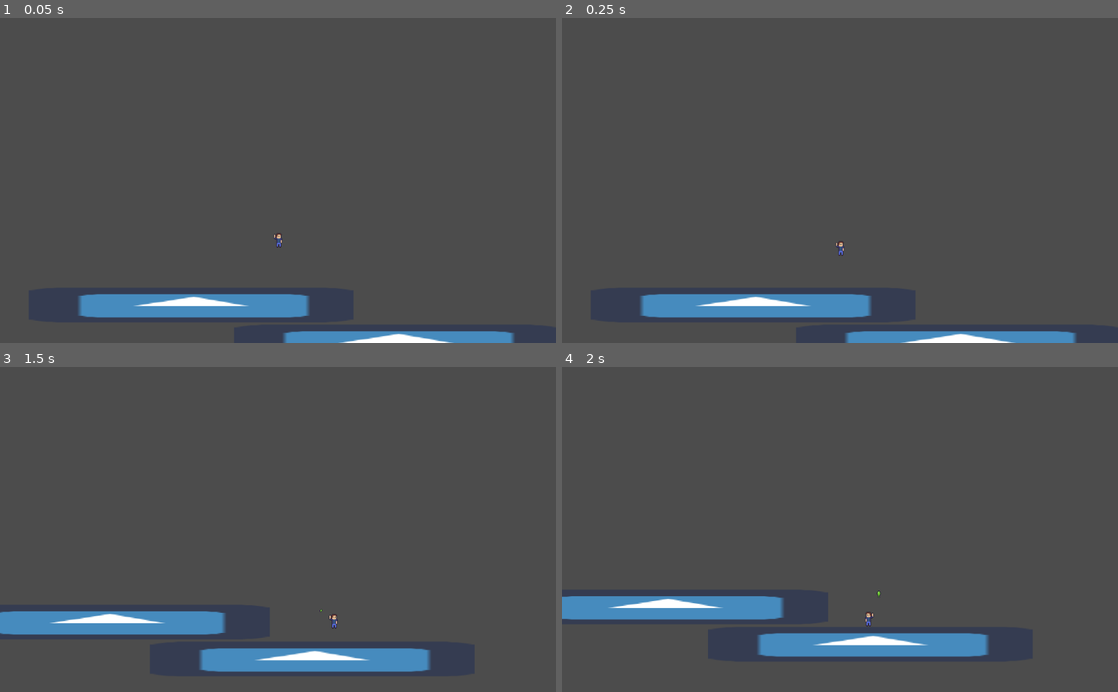
Above: before the commit, frames 1-4 (two rows, left to right).
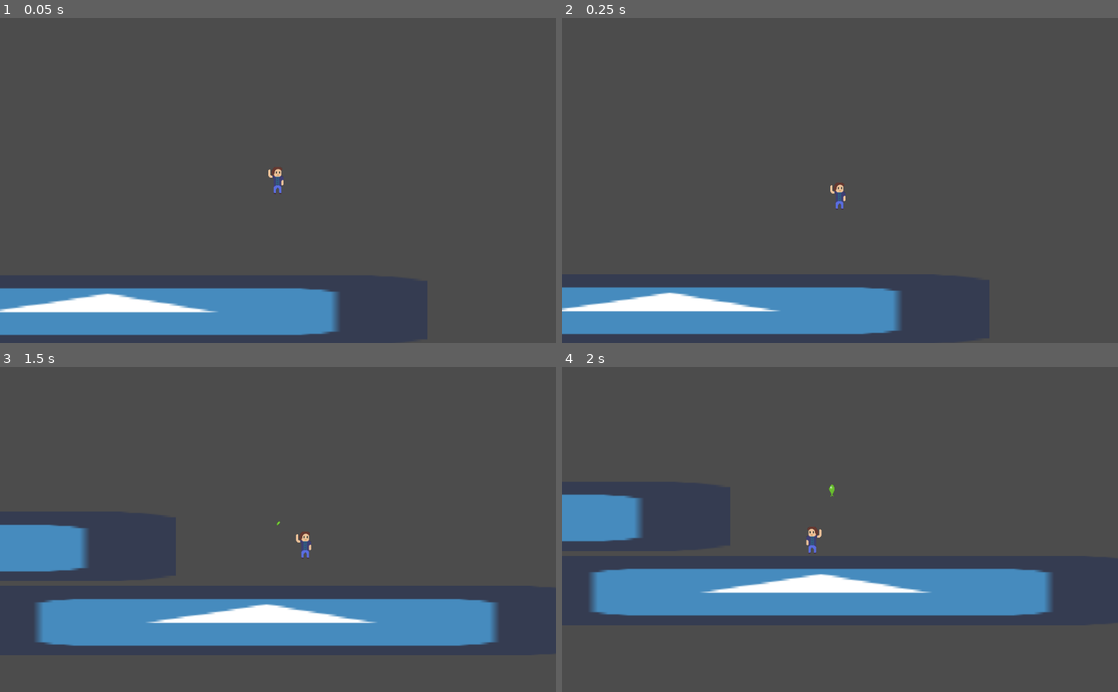
Above: after the commit, the same moments.

Repository: LeandreLPP/BalloonDumDare
Game: Godot game, scene res://Scenes/TestScene.tscn
Same seed, same stepped clock (60 frames per second), same inputs: the game is played once before the commit and once after it. The engine's default icon, where the game draws it, is replaced by a stand-in: a white triangle on a blue panel in a dark square. Sound files missing from this copy of the repository are replaced by a short silence.
Inputs (mouse positions are in pixels of both pictures, inside the frame that each line leads up to):
- Up to frame 1 (0.05 s): no input
- Up to frame 2 (0.25 s): no input
- Up to frame 3 (1.5 s): move the mouse to (400, 513) at 0.52 s; hold Right (move_right) 0.53-1.28 s; right-click (400, 513) at 0.6 s; move the mouse to (166, 545) at 1.27 s; hold Left (move_left) from 1.28 s (still down); tap Space (inflate) at 1.35 s
- Up to frame 4 (2 s): keep holding Left (move_left)

The runs differ from the first frame. In frame 1, 8.6% of the frame differs, in the area x 0-93%, y 45-100%; in frame 2, 8.7%; in frame 3, 16%; in frame 4, 16%, in the area x 0-89%, y 36-90%.

Commit message:
Add HD-ified art, maybe it will not look ugly, but it probably will

Diff:
--- a/Prefabs/Balloon.tscn
+++ b/Prefabs/Balloon.tscn
@@ -24,7 +24,7 @@
 "values": [ 0, 1, 2, 3 ]
 }
 
-[node name="Balloon" type="RigidBody2D" index="0"]
+[node name="Balloon" type="RigidBody2D"]
 
 input_pickable = false
 collision_layer = 1
@@ -59,10 +59,11 @@
 [node name="Sprite" type="Sprite" parent="." index="1"]
 
 position = Vector2( 0, -13 )
+scale = Vector2( 0.25, 0.25 )
 texture = ExtResource( 2 )
 hframes = 5
 frame = 3
-_sections_unfolded = [ "Animation" ]
+_sections_unfolded = [ "Animation", "Transform" ]
 __meta__ = {
 "_edit_lock_": true
 }
--- a/Prefabs/Player.gd
+++ b/Prefabs/Player.gd
@@ -157,7 +157,7 @@
 
 	# Update siding
 	if new_siding_left != siding_left:
-		$medium_kid.flip_h = new_siding_left
+		$sprite.flip_h = new_siding_left
 		siding_left = new_siding_left
 
 	# Change animation
--- a/Prefabs/Player.tscn
+++ b/Prefabs/Player.tscn
@@ -37,7 +37,7 @@
 loop = false
 step = 0.1
 
-[node name="Player" type="RigidBody2D"]
+[node name="Player" type="RigidBody2D" index="0"]
 
 input_pickable = false
 collision_layer = 1
@@ -70,15 +70,17 @@
 JUMP_VELOCITY = 300
 STOP_JUMP_FORCE = 2000
 
-[node name="medium_kid" type="Sprite" parent="." index="0"]
+[node name="sprite" type="Sprite" parent="." index="0"]
 
 position = Vector2( -0.975046, -0.751403 )
+scale = Vector2( 0.25, 0.25 )
 texture = ExtResource( 2 )
+_sections_unfolded = [ "Transform" ]
 __meta__ = {
 "_edit_lock_": true
 }
 
-[node name="CollisionShape2D" type="CollisionShape2D" parent="." index="1"]
+[node name="collision" type="CollisionShape2D" parent="." index="1"]
 
 position = Vector2( -1.66664, -1.31941 )
 shape = SubResource( 1 )
@@ -120,3 +122,32 @@
 anims/jumping = SubResource( 4 )
 anims/run = SubResource( 5 )
 blend_times = [  ]
+
+[node name="camera" type="Camera2D" parent="." index="5"]
+
+anchor_mode = 1
+rotating = false
+current = true
+zoom = Vector2( 0.5, 0.5 )
+limit_left = -10000000
+limit_top = -10000000
+limit_right = 10000000
+limit_bottom = 10000000
+limit_smoothed = false
+drag_margin_h_enabled = true
+drag_margin_v_enabled = true
+smoothing_enabled = false
+smoothing_speed = 5.0
+offset_v = 0.0
+offset_h = 0.0
+drag_margin_left = 0.1
+drag_margin_top = 0.1
+drag_margin_right = 0.1
+drag_margin_bottom = 0.1
+editor_draw_screen = true
+editor_draw_limits = false
+editor_draw_drag_margin = false
+_sections_unfolded = [ "Drag Margin", "Offset", "Smoothing" ]
+__meta__ = {
+"_edit_lock_": true
+}
--- a/Scenes/TestScene.tscn
+++ b/Scenes/TestScene.tscn
@@ -8,7 +8,7 @@
 custom_solver_bias = 0.0
 extents = Vector2( 299, 28 )
 
-[node name="TestScene" type="Node"]
+[node name="TestScene" type="Node" index="0"]
 
 [node name="Plateforme" type="StaticBody2D" parent="." index="0"]
 
@@ -63,29 +63,3 @@
 [node name="Player" parent="." index="2" instance=ExtResource( 2 )]
 
 position = Vector2( 477.672, 349.068 )
-
-[node name="Camera" type="Camera2D" parent="Player" index="0"]
-
-position = Vector2( -1.66992, -110.232 )
-anchor_mode = 1
-rotating = false
-current = true
-zoom = Vector2( 1, 1 )
-limit_left = -10000000
-limit_top = -10000000
-limit_right = 10000000
-limit_bottom = 10000000
-limit_smoothed = false
-drag_margin_h_enabled = true
-drag_margin_v_enabled = true
-smoothing_enabled = false
-smoothing_speed = 5.0
-offset_v = 0.0
-offset_h = 0.0
-drag_margin_left = 0.2
-drag_margin_top = 0.2
-drag_margin_right = 0.2
-drag_margin_bottom = 0.2
-editor_draw_screen = true
-editor_draw_limits = false
-editor_draw_drag_margin = false
Binary file changed: Art/Sprites/balloon_animation.png
Binary file changed: Art/Sprites/medium_kid.png
Binary file removed: Art/Sprites/stickman_nul.png
Binary file added: Art/Sprites/tileset_grass.png
Not shown, changed: Art/Sprites/tileset_grass.png.import
